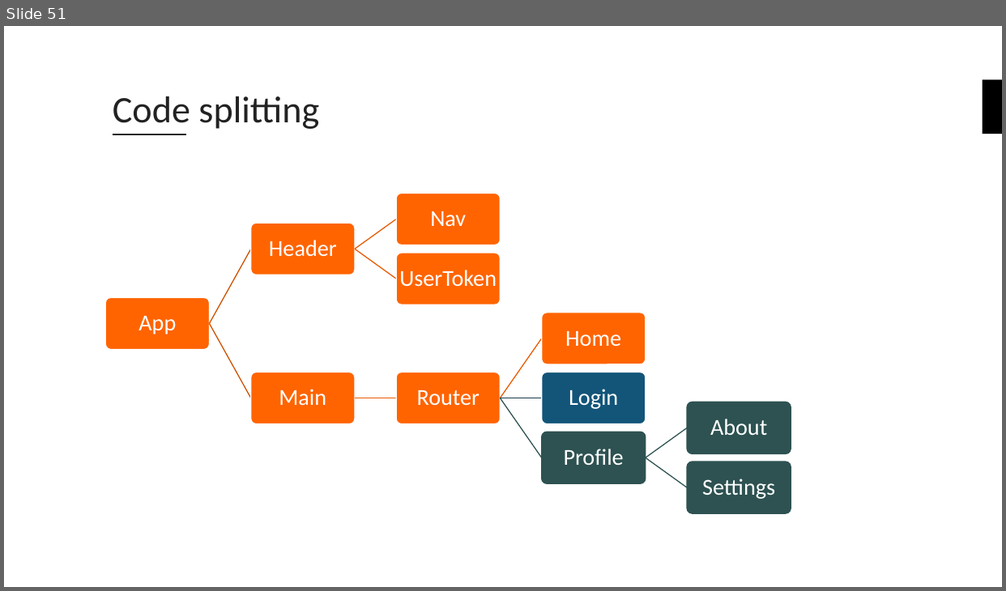
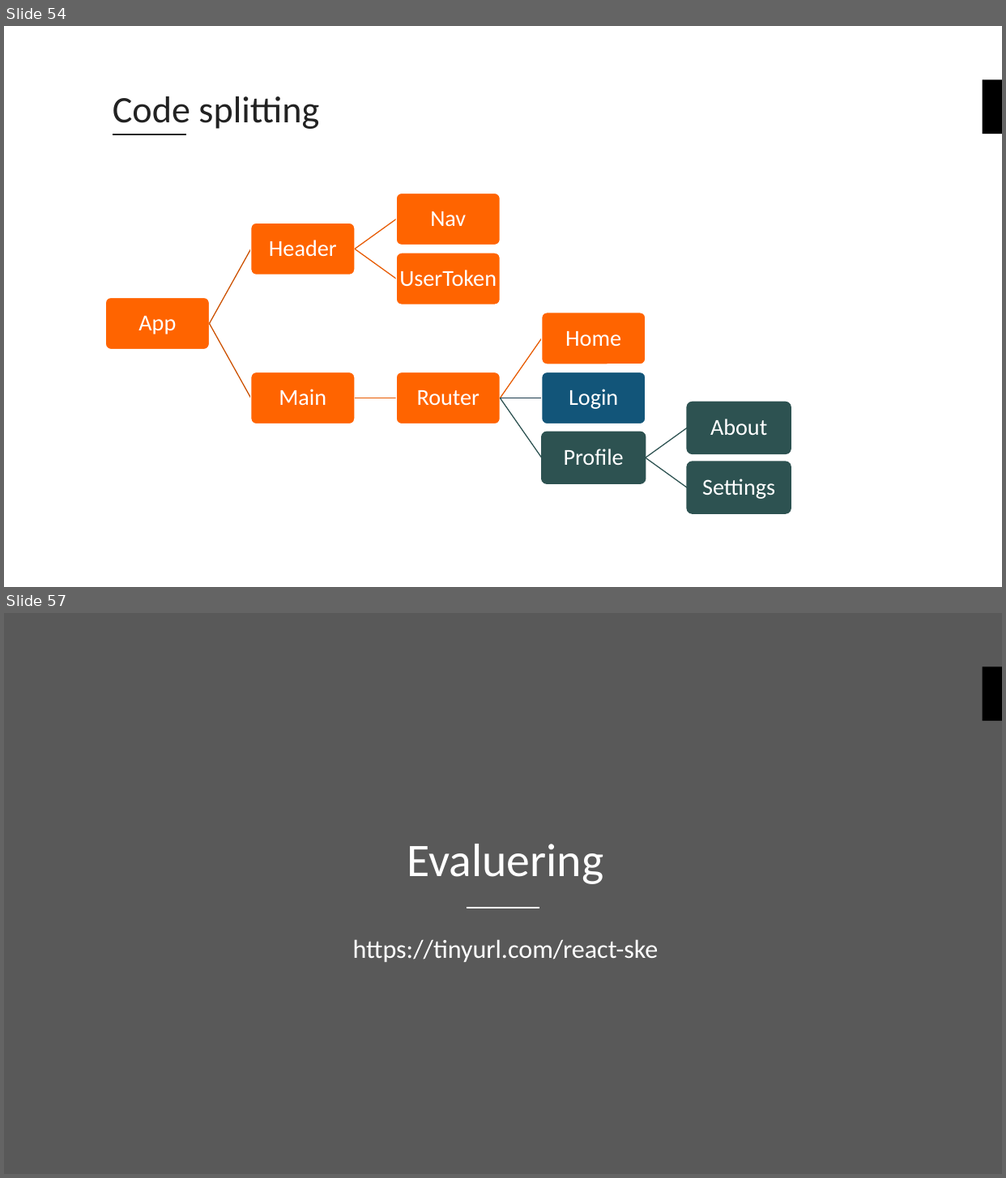
Before and after one commit to fuzzheim/create-react-app-workshop, a slide deck: Create-React-App-Workshop.pptx. Shown one above the other, each under a label of ours: slide 51 before the commit, slides 54 and 57 after it; the slides between them are not shown. The pictures are 1006x591 and 1006x1178 pixels, drawn with LibreOffice and Linux fonts; fonts in the diff are those of the drawing; background and template pictures are left out. Boxes give left, top, right and bottom in pixels: in the first picture for what was removed or moved away, otherwise in the second. Text is boxed around its words. In the diff, an @@ line names an element or a change of style, - is before the commit and + after.

```diff
--- a/Create-React-App-Workshop.pptx
+++ b/Create-React-App-Workshop.pptx
@@ slide 57 added at [4, 613, 1002, 1174], background #000000 at 65% opacity; not listed: 1 template element that a slide beside it also shows @@
@@ title added at [407, 844, 603, 884], 45 pt, text #FFFFFF @@
+Evaluering
@@ line added from (466, 908) to (540, 908), #FFFFFF 2 pt @@
@@ subtitle added at [353, 939, 658, 962], 25 pt, text #FFFFFF @@
+https://tinyurl.com/react-ske
@@ what was slide 51 is now slide 54 @@
```
Also in this commit, not shown: 2 slides changed, 4 other slides added, 3 slides removed.
